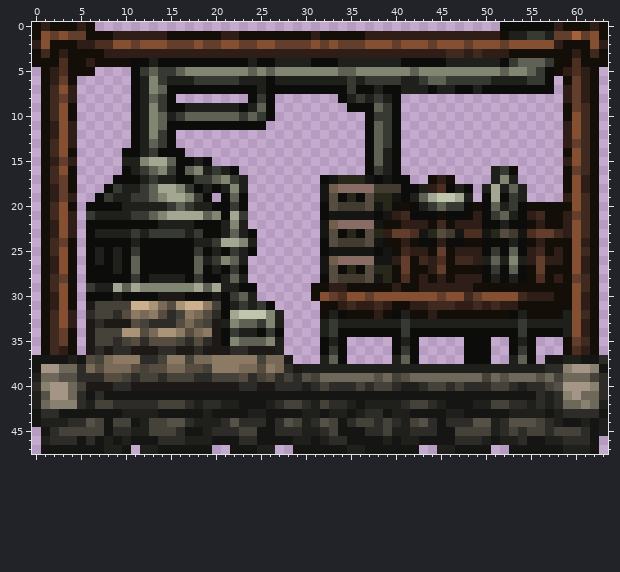
Pixel-art sprite -- content/Entities/Structures/Buildings/Metalworks/metalworks.00.png. That is the earlier state.
The file is 64x48 pixels. Colours within 5 levels of each other are drawn and written as one.
The same view after the edit:
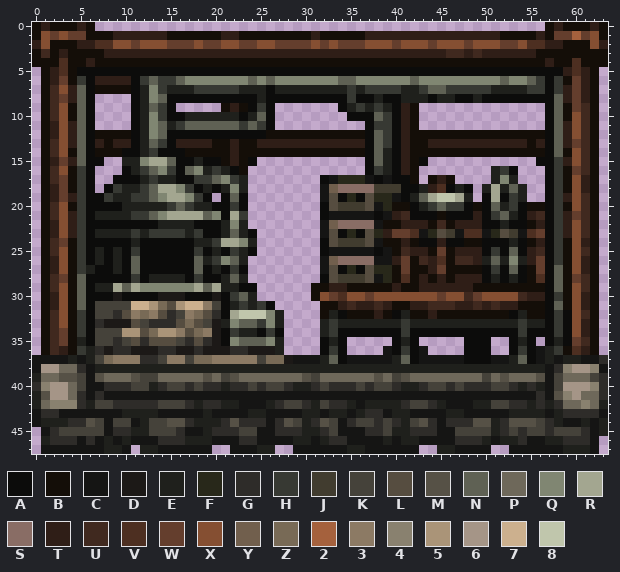
Palette (. is transparent): A #0c0c0b  B #140e08  C #151514  D #1c1917  E #1f201c  F #28281a  G #2e2c29  H #373933  J #413c2f  K #45423a  L #564d40  M #565146  N #5f6154  P #6e685a  Q #808672  R #a3a690  S #896d65  T #2f1e17  U #40291f  V #4d2f21  W #643e2d  X #854f32  Y #715f4d  Z #786a56  2 #a5613d  3 #8c7a64  4 #89816f  5 #aa9478  6 #a59587  7 #ccb08e  8 #c0c6ac
The exact change:
Changed rows in their new state; - is an unchanged pixel.
first column x 4:
 0 ------------------------------------------------.....B-----
 1 -------------------------------------------------BBBTB-----
 2 -------------------------------------------------W-VVT-----
 3 -------------------------------------------------TTT----B-B
 4 -------BBBBBBBBBBBBBBBBBBBBBBBBBBBBBBBBBBBBBBBBBBBBBBT-----
 5 -AAAAAA-AAAAAAAAAAAAAAAAAAAAAAAAAAAAAAAAAAAAAAAAAAAAA-A----
 6 -HATTTT-HN-HNQQQQQQQNQNQQQQQQQNNQQQQQQNQQQQQQQQQNQQN--H----
 7 -NABBBB---HEEEHHHHHEE--EEEEEEEE-EHHHH--HNNHHHHHEEEEHH-H----
 8 -NA------QN-AAAAAAAA-E-AAAAAAA-HAAEA-EEEAEEAAEAAAAAAAAN----
 9 -NA------N--.....BTBAH--------AEHEHE-TB--------------AN----
10 -NA-------HAAEEEEEEAEN---------AA-N--TB--------------AN----
11 -NA--------EHNNNNNNHNHA-----------H--TB--------------AN----
12 -NABBBB---N-AAAAAAAAAABBBBBBBBBBB----TBBBBBBBBBBBBBBBAN----
13 -NATBTT-----TTTTBBTBBTTTTTTTTTTTT----TBBTTTTTTTTTTTBTAN----
14 -NABBB-------BBBBBTBBBBBBBBBBBBBB----TBBBBBBBBBBBBBBBAN----
15 -NAA------------ABTBA----------------TBA------------AAH----
16 -HA----------------B-----------------TB--------------AH----
17 -HA-----------------------------------B--------------AH----
18 -HA--------------------------------------------------AH----
19 -HA--------------------------------------------------AH----
20 -H---------------------------------------------------AH----
21 -HA--------------------------------------------------AH----
22 -H---------------------------------------------------AH----
23 -H---------------------------------------------------AH----
24 -H---------------------------------------------------AH----
25 -H---------------------------------------------------AH----
26 -H---------------------------------------------------AH----
27 -HE--------------------------------------------------AN----
28 -N---------------------------------------------------AN----
29 -NA--------------------------------------------------AN----
30 -N---------------------------------------------------AH----
31 -NA--------------------------------------------------AN----
32 BHA--------------------------------------------------AHA---
33 BHA--------------------------------------------------AHA---
34 -HA---------------------------------------------------HA---
35 -EA--------------------------------------------------AEA---
36 -HE--------------------------------C---C------------CEH----
37 --E----------------------CCC---CCCCC---CCCCC---CC---CE-----
38 --CEEEEEEEEEEEEEEEEEEEEEEE---------------------------C-----
39 -KCMPPPM--PPPPPMP-MPPPPPPP---------------------------C-----
40 --CCG--KKEGKKGKGGEG-KGKK-E--------------------------ECK----
41 -----------------------------------------------------CM----
Boxes around the changes in both pictures, in picture pixels (x1, y1, x2, y2):
changed: (68, 22, 599, 400)
